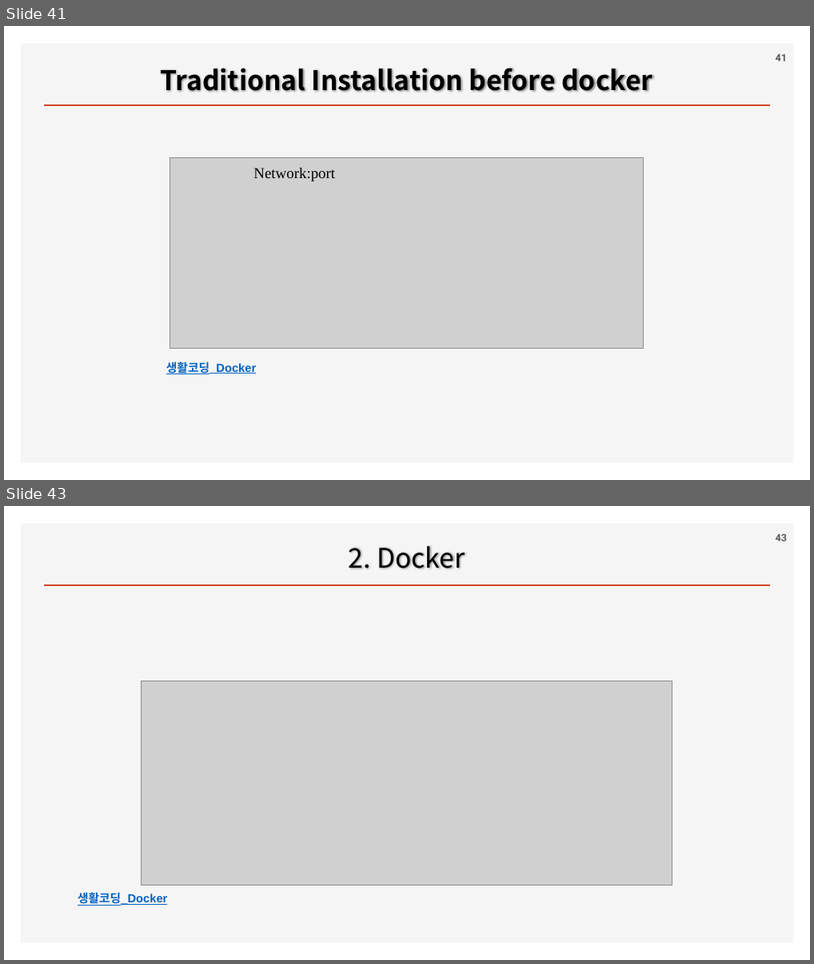
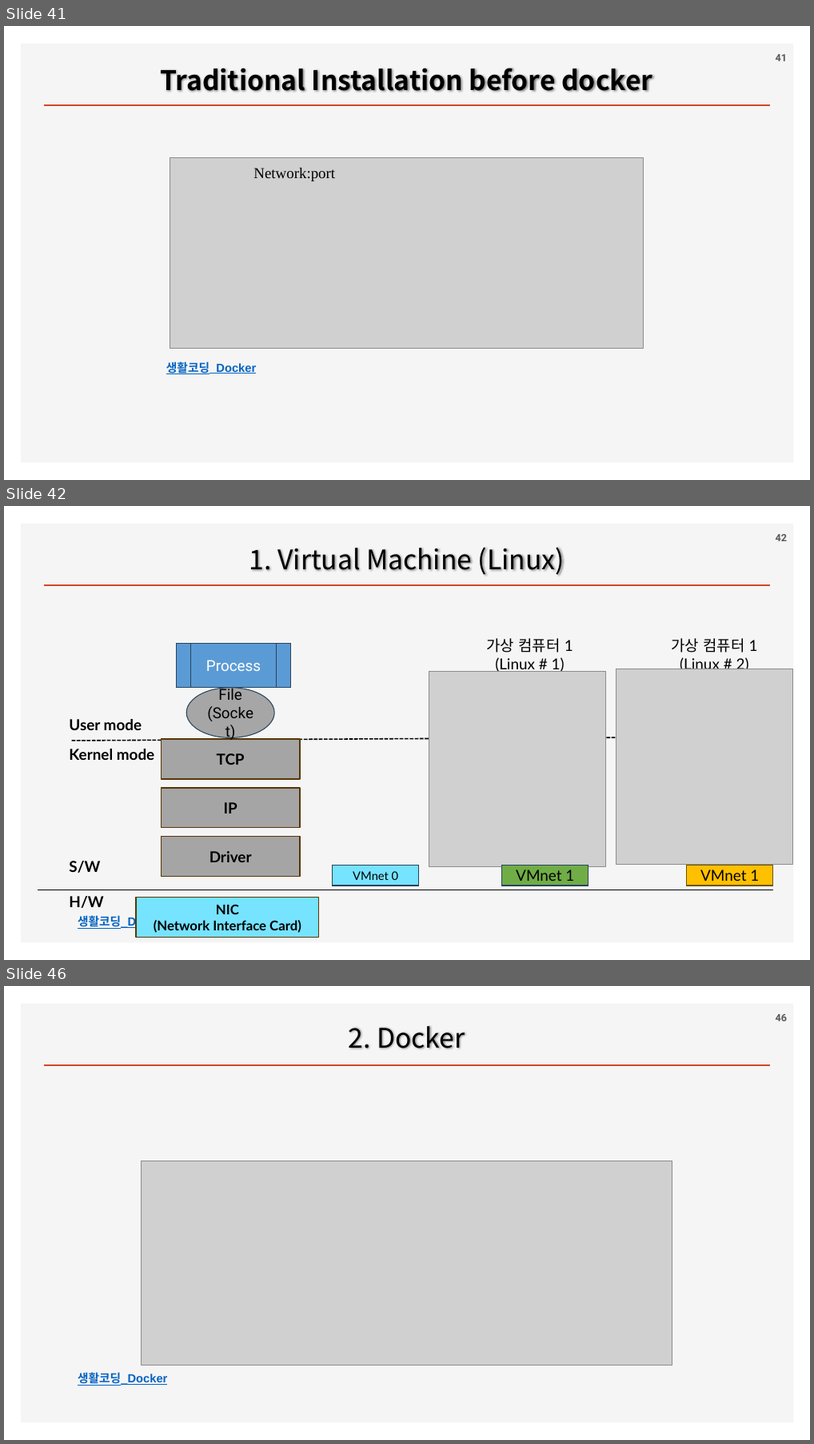
Before and after one commit to ancestor9/2026_Fall_Application-Deployment, a slide deck: App Deployment.pptx. Shown one above the other, each under a label of ours: slides 41 and 43 before the commit, slides 41, 42 and 46 after it; the slides between them are not shown. The pictures are 814x964 and 814x1444 pixels, drawn with LibreOffice and Linux fonts; fonts in the diff are those of the drawing; grey boxes stand for pictures; background and template pictures are left out. Boxes give left, top, right and bottom in pixels: in the first picture for what was removed or moved away, otherwise in the second. Text is boxed around its words. In the diff, an @@ line names an element or a change of style, - is before the commit and + after.

```diff
--- a/App Deployment.pptx
+++ b/App Deployment.pptx
@@ slide 42 added at (4, 506, 810, 960), background #FFFFFF; not listed: 2 template elements that a slide beside it also shows @@
@@ title added at (250, 547, 565, 575), 32 pt, text #000000 @@
+1. Virtual Machine (Linux)
@@ page number added at (776, 534, 787, 541), 12 pt, text #595959, bold @@
+42
@@ flow chart predefined process added at (177, 644, 291, 687), fill #5B9BD5, outline #28445D 1 pt, 18 pt, text #FFFFFF @@
+Process
@@ text added at (486, 638, 574, 672), 18 pt, text #000000 @@
+가상 컴퓨터 1
+(Linux # 1)
@@ text added at (671, 638, 758, 669), 18 pt, text #000000 @@
+가상 컴퓨터 1
+(Linux # 2)
@@ picture added at (430, 671, 606, 867) @@
@@ picture added at (616, 668, 794, 864) @@
@@ ellipse added at (186, 688, 274, 738), fill #A6A6A6, outline #28445D 1 pt, 18 pt, text #000000 @@
+File
+(Socket)
@@ text added at (69, 719, 142, 730), 18 pt, text #000000, bold @@
+User mode
@@ line added from (72, 740) to (774, 736), #000000 1.5 pt dashed @@
@@ rectangle added at (162, 739, 300, 779), fill #A5A5A5, outline #563705 1.25 pt, 18 pt, text #000000, bold @@
+TCP
@@ text added at (69, 748, 154, 760), 18 pt, text #000000, bold @@
+Kernel mode
@@ rectangle added at (162, 788, 300, 828), fill #A5A5A5, outline #563705 1.25 pt, 18 pt, text #000000, bold @@
+IP
@@ rectangle added at (162, 836, 300, 876), fill #A5A5A5, outline #563705 1.25 pt, 18 pt, text #000000, bold @@
+Driver
@@ text added at (69, 860, 100, 872), 18 pt, text #000000, bold @@
+S/W
@@ rectangle added at (333, 864, 419, 885), fill #76E3FF, outline #28445D 1 pt, 14 pt, text #000000 @@
+VMnet 0
@@ rectangle added at (502, 864, 589, 885), fill #70AD47, outline #28445D 1 pt, 18 pt, text #000000 @@
+VMnet 1
@@ rectangle added at (687, 864, 774, 885), fill #FFC000, outline #705400 1 pt, 18 pt, text #000000 @@
+VMnet 1
@@ line added from (38, 889) to (774, 889), #000000 1.5 pt @@
@@ text added at (69, 896, 103, 908), 18 pt, text #000000, bold @@
+H/W
@@ rectangle added at (136, 897, 319, 937), fill #76E3FF, outline #563705 1.25 pt, 16 pt, text #000000, bold @@
+NIC
+(Network Interface Card)
@@ text added at (78, 914, 167, 929), 14 pt, text #0563C1, bold, underline @@
+생활코딩_Docker
@@ what was slide 43 is now slide 46 @@
@@ page number at (776, 1014, 787, 1021): text changed @@
-43
+46
```
Also in this commit, not shown: 2 slides changed, 5 other slides added.
